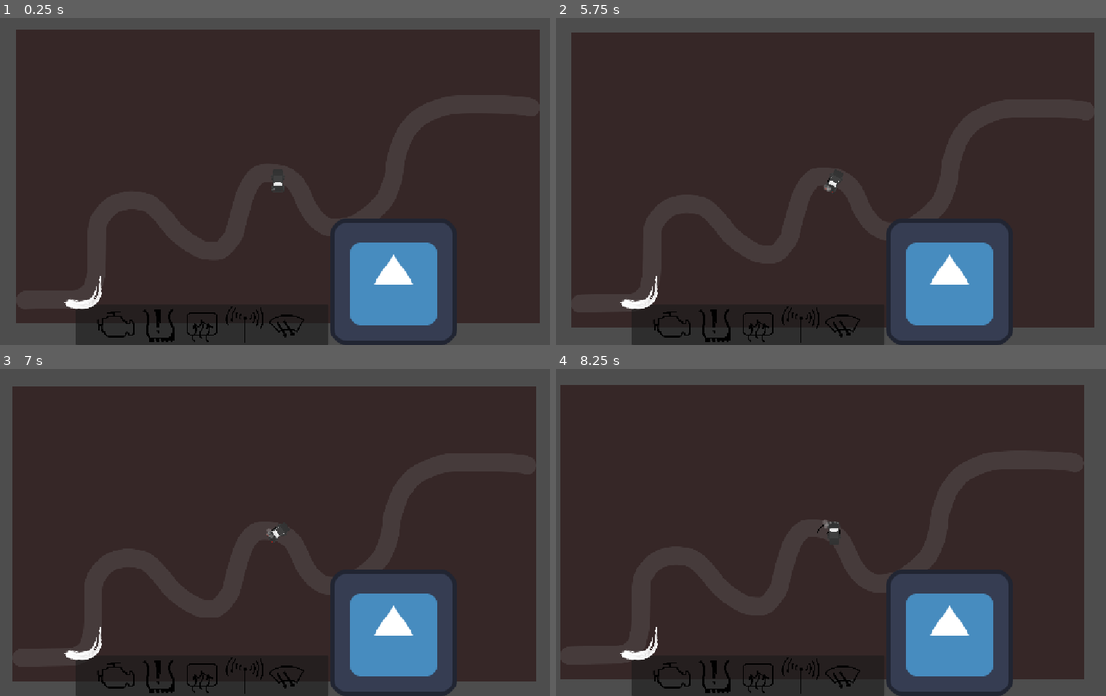
Above: before the commit, frames 1-4 (two rows, left to right).
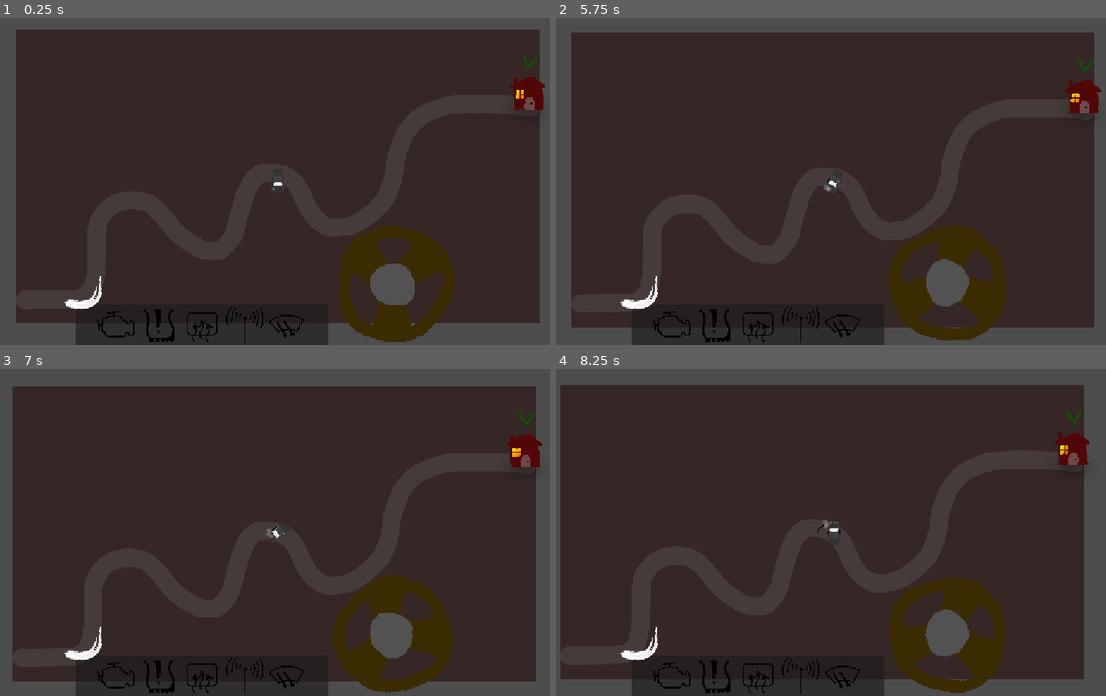
Above: after the commit, the same moments.

Repository: DBorgKiwami/game-jam-2
Game: Godot game, scene res://levels/testlevel.tscn
Two runs of this game, one before a commit and one after it. Both use one fixed random seed, a clock stepped at 60 frames per second and the inputs below. The engine's default icon, where the game draws it, is replaced by a stand-in: a white triangle on a blue panel in a dark square.
Inputs (mouse positions are in pixels of both pictures, inside the frame that each line leads up to):
- Up to frame 1 (0.25 s): no input
- Up to frame 2 (5.75 s): click (671, 325) at 0.5 s; click (715, 325) at 1.25 s; click (759, 325) at 2 s; click (798, 325) at 2.75 s; click (842, 325) at 3.5 s; click (638, 289) at 4.25 s; tap Enter at 5 s; move the mouse to (963, 165) at 5.02 s; hold Right (turn_right) from 5.03 s (still down); hold Up (gas_pedal) from 5.03 s (still down)
- Up to frame 3 (7 s): move the mouse to (159, 548) at 5.77 s; release Right (turn_right) at 5.78 s; release Up (gas_pedal) at 5.78 s; hold Space (brakes) 5.78-6.53 s; click (159, 548) at 5.85 s; move the mouse to (335, 460) at 6.52 s; hold Right (turn_right) from 6.53 s (still down); hold Up (gas_pedal) from 6.53 s (still down)
- Up to frame 4 (8.25 s): move the mouse to (803, 597) at 7.27 s; release Up (gas_pedal) at 7.28 s; click (803, 597) at 7.35 s; move the mouse to (1007, 581) at 8.02 s; release Right (turn_right) at 8.03 s; hold Left (turn_left) from 8.03 s (still down); hold Up (gas_pedal) from 8.03 s (still down)

The runs differ from the first frame. In frame 1, 8.1% of the frame differs, in the area x 60-100%, y 11-100%; in frame 2, 8.0%; in frame 3, 8.0%; in frame 4, 8.1%, in the area x 60-97%, y 12-100%.

Commit message:
Steering wheel rotation re-added
To-add: steering wheel column

Diff:
--- a/levels/testlevel.tscn
+++ b/levels/testlevel.tscn
@@ -5,6 +5,7 @@
 [ext_resource type="PackedScene" uid="uid://pw02kfhir1h5" path="res://storm/storm.tscn" id="1_t3dhk"]
 [ext_resource type="Texture2D" uid="uid://0al4tqwcq5xa" path="res://images/basic_level.png" id="3_hb8io"]
 [ext_resource type="Texture2D" uid="uid://b41nogyg4jk2m" path="res://images/level_area_mask.png" id="4_t3dhk"]
+[ext_resource type="PackedScene" uid="uid://bl4vjqa80jcv6" path="res://levels/house.tscn" id="5_8j3fl"]
 [ext_resource type="Texture2D" uid="uid://dignekr3rbv8n" path="res://images/dirt_texture.png" id="6_l0kak"]
 
 [node name="Testlevel" type="Node2D" unique_id=1543706350]
@@ -40,5 +41,8 @@
 scale = Vector2(7.12, 7.12)
 texture = ExtResource("6_l0kak")
 
+[node name="House" parent="." unique_id=696121312 instance=ExtResource("5_8j3fl")]
+position = Vector2(1651, -572)
+
 [connection signal="body_entered" from="LevelArea2D" to="Car" method="_on_level_area_2d_body_entered"]
 [connection signal="body_exited" from="LevelArea2D" to="Car" method="_on_level_area_2d_body_exited"]
--- a/ui/toolbar.tscn
+++ b/ui/toolbar.tscn
@@ -7,6 +7,7 @@
 [ext_resource type="Texture2D" uid="uid://eamlb36jllrw" path="res://images/tool-btns/engine.png" id="3_02ouf"]
 [ext_resource type="Texture2D" uid="uid://ct264gf34ey25" path="res://images/tool-btns/flat_tire.png" id="5_62suo"]
 [ext_resource type="PackedScene" uid="uid://c0q51j3dsg355" path="res://minigames/radio.tscn" id="5_e376i"]
+[ext_resource type="Texture2D" uid="uid://biaoop45bdjv0" path="res://images/steeringwheel.png" id="5_m6d4s"]
 [ext_resource type="Texture2D" uid="uid://dfmy1gsth642i" path="res://images/tool-btns/heaterr.png" id="5_wcfn2"]
 [ext_resource type="PackedScene" uid="uid://c5xku7oeeh1x8" path="res://minigames/heater.tscn" id="6_4dapg"]
 [ext_resource type="Texture2D" uid="uid://bppdjmuo76a00" path="res://images/tool-btns/radio.png" id="6_62suo"]
@@ -111,7 +112,8 @@
 [node name="SteeringWheel" type="TextureRect" parent="ToolbarAndWheel" unique_id=304196981]
 custom_minimum_size = Vector2(250, 250)
 layout_mode = 2
-texture = ExtResource("2_ata6n")
+offset_transform_enabled = true
+texture = ExtResource("5_m6d4s")
 expand_mode = 1
 stretch_mode = 4
 
